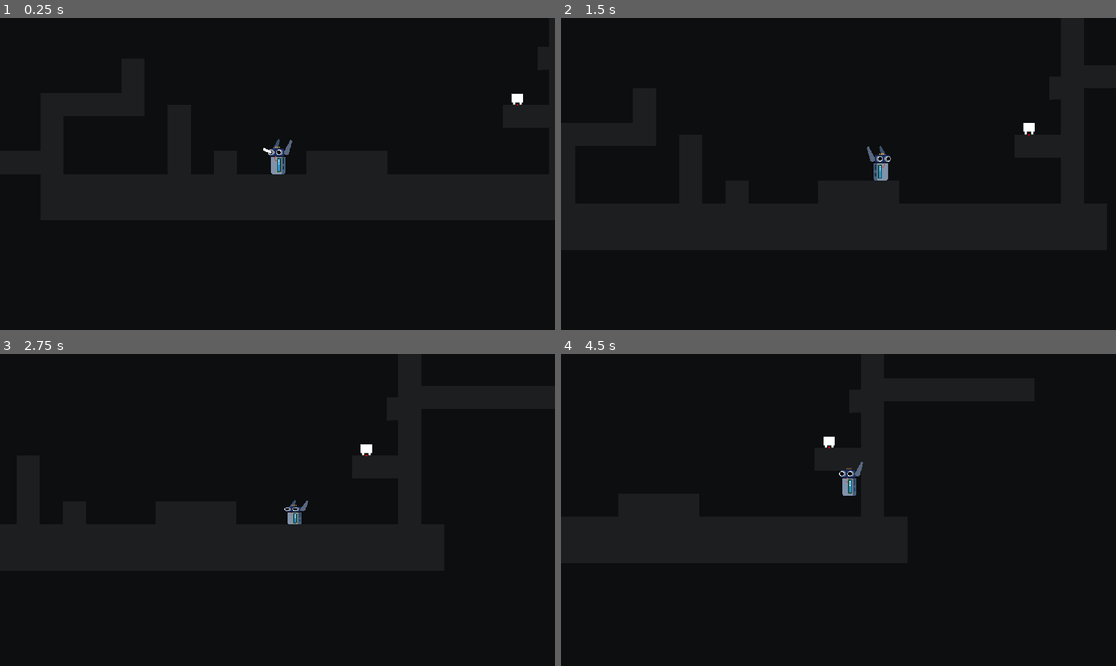
Above: before the commit, frames 1-4 (two rows, left to right).
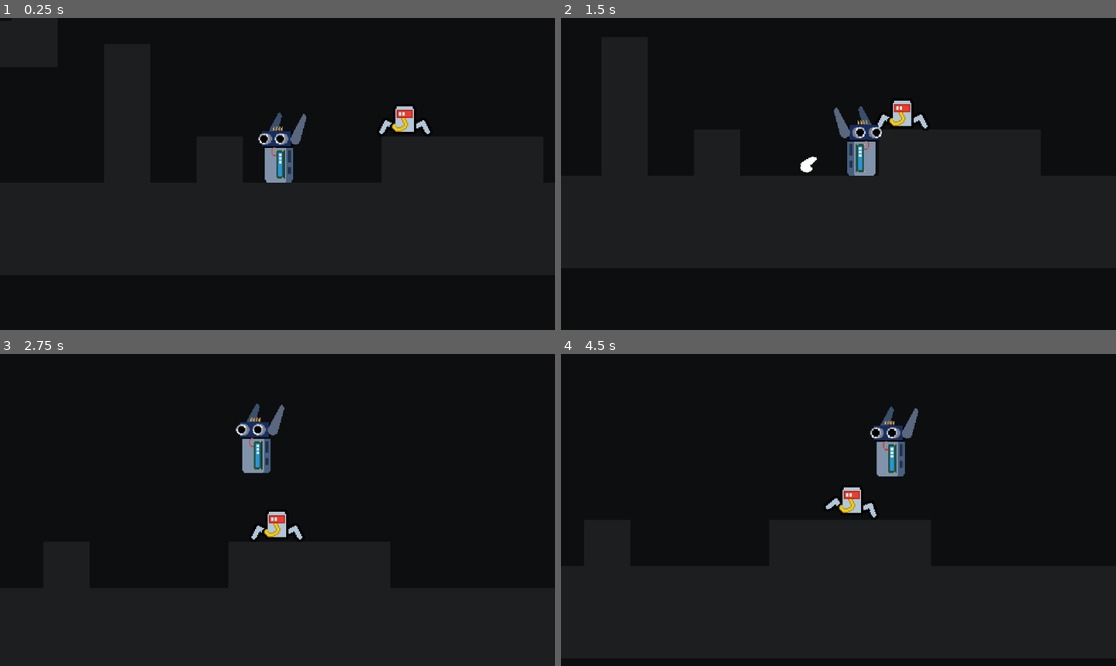
Above: after the commit, the same moments.

Repository: Gegbee/nano-game
Game: Godot game, scene res://Test/Test.tscn
Two runs of this game, one before a commit and one after it. Both use one fixed random seed, a clock stepped at 60 frames per second and the inputs below. The project has no main scene, so this scene is started directly.
Inputs (mouse positions are in pixels of both pictures, inside the frame that each line leads up to):
- Up to frame 1 (0.25 s): no input
- Up to frame 2 (1.5 s): tap Enter (reset) at 0.5 s; move the mouse to (960, 158) at 0.52 s; hold W (up) 0.53-1.28 s; hold D (right) from 0.53 s (still down); move the mouse to (727, 189) at 1.27 s; click (727, 189) at 1.35 s
- Up to frame 3 (2.75 s): tap W (up) at 1.52, 1.55, 1.82, 2.3 s; move the mouse to (333, 441) at 2.02 s; release D (right) at 2.03 s; hold A (left) from 2.03 s (still down); hold Shift (crouch) from 2.03 s (still down)
- Up to frame 4 (4.5 s): move the mouse to (810, 572) at 2.77 s; release A (left) at 2.78 s; release Shift (crouch) at 2.78 s; hold D (right) 2.78-4.28 s; tap Space (dash) at 2.85 s; tap W (up) at 3.02, 3.05, 3.32, 4.35 s; move the mouse to (1005, 556) at 3.52 s; hold W (up) 3.53-4.28 s; tap E (interact) at 3.6 s; move the mouse to (672, 463) at 4.27 s; hold A (left) from 4.28 s (still down)

The runs differ from the first frame. In frame 1, 1.4% of the frame differs, in the area x 46-95%, y 24-53%; in frame 2, 1.8%; in frame 3, 1.8%, in the area x 42-68%, y 15-61%; in frame 4, 1.8%.

Commit message:
my nuts 2

Diff:
--- a/CarmenGame/Abilities/Melee/Melee.gd
+++ b/CarmenGame/Abilities/Melee/Melee.gd
@@ -1,7 +1,10 @@
 extends Node2D
 
-const SWING_TIME : float = 0.4
+const SWING_TIME : float = 0.2
 var swing_init : bool = false
+
+func _ready():
+	$AnimatedSprite.play('hit')
 
 func _process(delta):
 	var local_mouse_pos = get_global_mouse_position()-global_position
@@ -33,4 +36,4 @@
 
 func _on_Area2D_body_entered(body):
 	if body.is_in_group("enemy"):
-		body.damage(1, (global_position-body.global_position).normalized(), 40)
+		body.damage(2, (-body.global_position + global_position).normalized(), 60)
--- a/CarmenGame/Abilities/Melee/Melee.tscn
+++ b/CarmenGame/Abilities/Melee/Melee.tscn
@@ -21,7 +21,7 @@
 "frames": [ ExtResource( 3 ), ExtResource( 2 ), ExtResource( 4 ), ExtResource( 6 ), ExtResource( 5 ), ExtResource( 1 ) ],
 "loop": false,
 "name": "hit",
-"speed": 24.0
+"speed": 30.0
 } ]
 
 [node name="Melee" type="Node2D"]
--- a/CarmenGame/Enemies/Nanobot1/Nanobot1.gd
+++ b/CarmenGame/Enemies/Nanobot1/Nanobot1.gd
@@ -1,34 +1,52 @@
 extends Entity2D
 
-const SPEED : float = 50.0
-const GRAVITY : float = 700.0
+const SPEED : float = 80.0
+const HIT_DISTANCE = 26
+var hitting : bool = false
 
 var player : KinematicBody2D = null
-var move_vel : Vector2 = Vector2()
+var facing_dir : int = -1
 
 func _ready():
+	$AnimationPlayer.play('idle')
 	add_to_group('enemy')
 
 func _process(delta):
 	if player:
 		var player_dir : int = sign((player.global_position - global_position).normalized().x)
-		if is_on_floor() and !$Sprite/FloorDetection.is_colliding():
+		if is_on_floor() and !$FloorDetection.is_colliding() and player_dir == facing_dir:
 			player_dir = 0
 
 		if player_dir > 0:
-			$Sprite.scale.x = -1
+			facing_dir = player_dir
+			$FloorDetection.position.x = 25
+			$HitDetection.cast_to.x = 10
+			$HitDetection.position.x = 16
 		elif player_dir < 0:
-			$Sprite.scale.x = 1
+			facing_dir = player_dir
+			$HitDetection.cast_to.x = -10
+			$HitDetection.position.x = -16
+			$FloorDetection.position.x = -25
 
 		if is_on_wall() and get_which_wall_collided() == player_dir:
-			move_vel.x = 0
+			vel.x = 0
 		else:
 			if is_on_floor():
-				move_vel.x = player_dir * SPEED
-
+				if abs((player.global_position - global_position).x) > HIT_DISTANCE:
+					vel.x = player_dir * SPEED
+				else:
+					if !hitting:
+						hitting = true
+						$Timer.start(1.0)
+					vel.x = 0
 
 	vel.y += GRAVITY * delta
-	move()
+	move(delta)
+
+	if abs(vel.x) > 0:
+		$AnimationPlayer.play('walking')
+	else:
+		$AnimationPlayer.play('idle')
 
 func get_which_wall_collided():
 	for i in range(get_slide_count()):
@@ -47,3 +65,12 @@
 func _on_PlayerDetection_body_exited(body):
 	if body.is_in_group('player'):
 		player = null
+
+func _on_Timer_timeout():
+	$HitDetection.force_raycast_update()
+	if $HitDetection.is_colliding():
+		var body = $HitDetection.get_collider()
+		print(body)
+		if body.is_in_group('player'):
+			body.damage(1, (-body.global_position + global_position).normalized(), 800)
+	hitting = false
--- a/CarmenGame/Enemies/Nanobot1/Nanobot1.tscn
+++ b/CarmenGame/Enemies/Nanobot1/Nanobot1.tscn
@@ -1,31 +1,196 @@
-[gd_scene load_steps=4 format=2]
+[gd_scene load_steps=9 format=2]
 
 [ext_resource path="res://Enemies/Nanobot1/Nanobot1.gd" type="Script" id=1]
-
-[sub_resource type="RectangleShape2D" id=1]
-extents = Vector2( 12, 12 )
+[ext_resource path="res://Enemies/Nanobot1/Body.png" type="Texture" id=2]
+[ext_resource path="res://Enemies/Nanobot1/Leg.png" type="Texture" id=3]
 
 [sub_resource type="CircleShape2D" id=2]
 radius = 128.0
 
+[sub_resource type="RectangleShape2D" id=1]
+extents = Vector2( 12, 16 )
+
+[sub_resource type="Animation" id=5]
+resource_name = "attacking"
+tracks/0/type = "value"
+tracks/0/path = NodePath("Sprite/Body/Leg2:rotation_degrees")
+tracks/0/interp = 2
+tracks/0/loop_wrap = true
+tracks/0/imported = false
+tracks/0/enabled = true
+tracks/0/keys = {
+"times": PoolRealArray( 0, 0.3, 0.5, 0.6 ),
+"transitions": PoolRealArray( 2.21914, 1, 1, 0.378929 ),
+"update": 0,
+"values": [ 0.0, 45.0, 45.0, -20.0 ]
+}
+tracks/1/type = "value"
+tracks/1/path = NodePath("Sprite/Body/Leg1:rotation_degrees")
+tracks/1/interp = 1
+tracks/1/loop_wrap = true
+tracks/1/imported = false
+tracks/1/enabled = true
+tracks/1/keys = {
+"times": PoolRealArray( 0 ),
+"transitions": PoolRealArray( 1 ),
+"update": 0,
+"values": [ 0.0 ]
+}
+
+[sub_resource type="Animation" id=3]
+resource_name = "idle"
+length = 0.8
+loop = true
+tracks/0/type = "value"
+tracks/0/path = NodePath("Sprite/Body:position")
+tracks/0/interp = 2
+tracks/0/loop_wrap = true
+tracks/0/imported = false
+tracks/0/enabled = true
+tracks/0/keys = {
+"times": PoolRealArray( 0, 0.4, 0.8 ),
+"transitions": PoolRealArray( 1, 1, 1 ),
+"update": 0,
+"values": [ Vector2( 0, -4 ), Vector2( 0, -5 ), Vector2( 0, -4 ) ]
+}
+tracks/1/type = "value"
+tracks/1/path = NodePath("Sprite/Body/Leg1:rotation_degrees")
+tracks/1/interp = 1
+tracks/1/loop_wrap = true
+tracks/1/imported = false
+tracks/1/enabled = true
+tracks/1/keys = {
+"times": PoolRealArray( 0 ),
+"transitions": PoolRealArray( 1 ),
+"update": 0,
+"values": [ 0.0 ]
+}
+tracks/2/type = "value"
+tracks/2/path = NodePath("Sprite/Body/Leg2:rotation_degrees")
+tracks/2/interp = 1
+tracks/2/loop_wrap = true
+tracks/2/imported = false
+tracks/2/enabled = true
+tracks/2/keys = {
+"times": PoolRealArray( 0 ),
+"transitions": PoolRealArray( 1 ),
+"update": 0,
+"values": [ 0.0 ]
+}
+
+[sub_resource type="Animation" id=4]
+resource_name = "walking"
+length = 0.4
+loop = true
+step = 0.05
+tracks/0/type = "value"
+tracks/0/path = NodePath("Sprite/Body:position")
+tracks/0/interp = 2
+tracks/0/loop_wrap = true
+tracks/0/imported = false
+tracks/0/enabled = true
+tracks/0/keys = {
+"times": PoolRealArray( 0, 0.1, 0.2, 0.3 ),
+"transitions": PoolRealArray( 1, 1, 1, 1 ),
+"update": 0,
+"values": [ Vector2( 0, -4 ), Vector2( 0, -8 ), Vector2( 0, -4 ), Vector2( 0, -8 ) ]
+}
+tracks/1/type = "value"
+tracks/1/path = NodePath("Sprite/Body/Leg1:rotation_degrees")
+tracks/1/interp = 2
+tracks/1/loop_wrap = true
+tracks/1/imported = false
+tracks/1/enabled = true
+tracks/1/keys = {
+"times": PoolRealArray( 0, 0.05, 0.1 ),
+"transitions": PoolRealArray( 1, 1, 1 ),
+"update": 0,
+"values": [ -45.0, 0.0, 10.0 ]
+}
+tracks/2/type = "value"
+tracks/2/path = NodePath("Sprite/Body/Leg2:rotation_degrees")
+tracks/2/interp = 2
+tracks/2/loop_wrap = true
+tracks/2/imported = false
+tracks/2/enabled = true
+tracks/2/keys = {
+"times": PoolRealArray( 0.2, 0.25, 0.3 ),
+"transitions": PoolRealArray( 1, 1, 1 ),
+"update": 0,
+"values": [ 45.0, 0.0, -10.0 ]
+}
+
 [node name="Nanobot1" type="KinematicBody2D"]
+scale = Vector2( 0.8, 0.8 )
+collision_layer = 4
 script = ExtResource( 1 )
-
-[node name="CollisionShape2D" type="CollisionShape2D" parent="."]
-position = Vector2( 0, -12 )
-shape = SubResource( 1 )
+MAX_HEALTH = 6
 
 [node name="PlayerDetection" type="Area2D" parent="."]
 
 [node name="CollisionShape2D" type="CollisionShape2D" parent="PlayerDetection"]
-position = Vector2( 0, -12 )
+position = Vector2( 0, -10 )
 shape = SubResource( 2 )
+
+[node name="FloorDetection" type="RayCast2D" parent="."]
+position = Vector2( -25, 0 )
+enabled = true
+cast_to = Vector2( 0, 10 )
+
+[node name="Timer" type="Timer" parent="."]
+one_shot = true
+
+[node name="HitDetection" type="RayCast2D" parent="."]
+position = Vector2( -16, -12 )
+enabled = true
+cast_to = Vector2( -10, 0 )
+collision_mask = 3
+
+[node name="CollisionShape2D" type="CollisionShape2D" parent="."]
+position = Vector2( 0, -16 )
+shape = SubResource( 1 )
 
 [node name="Sprite" type="Node2D" parent="."]
 
-[node name="FloorDetection" type="RayCast2D" parent="Sprite"]
-position = Vector2( -16, 0 )
-enabled = true
-cast_to = Vector2( 0, 10 )
+[node name="Body" type="Node2D" parent="Sprite"]
+position = Vector2( 0, -4 )
+__meta__ = {
+"_edit_group_": true
+}
+
+[node name="Leg1" type="Node2D" parent="Sprite/Body"]
+position = Vector2( 8, -3 )
+scale = Vector2( 1, 1 )
+__meta__ = {
+"_edit_group_": true
+}
+
+[node name="Sprite" type="Sprite" parent="Sprite/Body/Leg1"]
+position = Vector2( 0, -8 )
+texture = ExtResource( 3 )
+flip_h = true
+
+[node name="Leg2" type="Node2D" parent="Sprite/Body"]
+position = Vector2( -8, -3 )
+rotation = -0.349066
+scale = Vector2( 1, 1 )
+__meta__ = {
+"_edit_group_": true
+}
+
+[node name="Sprite" type="Sprite" parent="Sprite/Body/Leg2"]
+position = Vector2( 0, -8 )
+texture = ExtResource( 3 )
+
+[node name="Sprite" type="Sprite" parent="Sprite/Body"]
+position = Vector2( 0, -8 )
+texture = ExtResource( 2 )
+
+[node name="AnimationPlayer" type="AnimationPlayer" parent="."]
+playback_default_blend_time = 0.1
+anims/attacking = SubResource( 5 )
+anims/idle = SubResource( 3 )
+anims/walking = SubResource( 4 )
 [connection signal="body_entered" from="PlayerDetection" to="." method="_on_PlayerDetection_body_entered"]
 [connection signal="body_exited" from="PlayerDetection" to="." method="_on_PlayerDetection_body_exited"]
+[connection signal="timeout" from="Timer" to="." method="_on_Timer_timeout"]
--- /dev/null
+++ b/CarmenGame/Entity/Enemy2D.gd
@@ -0,0 +1,6 @@
+extends Entity2D
+
+class_name Enemy2D
+
+func _ready():
+	add_to_group('enemy')
--- a/CarmenGame/Entity/Entity2D.gd
+++ b/CarmenGame/Entity/Entity2D.gd
@@ -5,27 +5,24 @@
 export var health_bar_path : NodePath
 var health_bar = null
 
+const GRAVITY : float = 600.0
+
 export var MAX_HEALTH : int = 10.0
+export var knockback_resistance : float = 1.0
+
 var health : int = MAX_HEALTH
 var impulse_vector : Vector2 = Vector2()
-
 var vel : Vector2 = Vector2()
 
 func _ready():
+	health = MAX_HEALTH
 	add_to_group('entity')
 	health_bar = get_node(health_bar_path)
 
 func _physics_process(delta):
-	impulse_vector.x = lerp(impulse_vector.x, 0, 100.0 * delta)
-	impulse_vector.y = lerp(impulse_vector.y, 0, 100.0 * delta)
-	if impulse_vector.length() <= 0.2:
-		impulse_vector = Vector2()
+	pass
 
-func move():
-	if impulse_vector.length() > 0.2:
-		vel.x -= impulse_vector.x
-		vel.y -= impulse_vector.y
-		#yield(get_tree().create_timer(0.1), "timeout")
+func move(delta = 0.0):
 	vel = move_and_slide(vel, Vector2.UP, false, 4, PI/4, false)
 
 func damage(dmg : int, impulse_dir : Vector2 = Vector2(), impulse_strength : float = 0):
@@ -45,4 +42,4 @@
 	queue_free()
 
 func impulse(dir : Vector2, strength: float):
-	impulse_vector = dir * strength
+	impulse_vector = dir * strength / knockback_resistance
--- a/CarmenGame/SidePlayer/SidePlayer.gd
+++ b/CarmenGame/SidePlayer/SidePlayer.gd
@@ -1,18 +1,15 @@
-extends KinematicBody2D
+extends Entity2D
 
 var can_slide : bool = true
 
 const SPEED = 150
 const ACCEL = 2000
 const JUMP_SPEED = 300
-const GRAVITY = 700
 
 const CAT_MAX_TIME = 0.3
 var cat_time : float = 0.0
 var can_jump := false
 var can_dash : bool = true
-
-var vel : Vector2 = Vector2()
 
 var jump_movement_y : float = 0.0
 var floor_movement_x : float = 0.0
@@ -81,7 +78,7 @@
 	if !can_jump and Input.is_action_just_released("up"):
 		vel.y *= 0.7
 
-	vel = move_and_slide(vel, Vector2.UP, false, 4, PI/4, false)
+	move(delta)
 
 	if vel.x > 0:
 		$Sprite.scale.x = -1
--- a/CarmenGame/SidePlayer/SidePlayer.tscn
+++ b/CarmenGame/SidePlayer/SidePlayer.tscn
@@ -14,7 +14,9 @@
 extents = Vector2( 43, 15 )
 
 [node name="SidePlayer" type="KinematicBody2D"]
+collision_layer = 2
 script = ExtResource( 1 )
+knockback_resistance = 2.0
 melee = NodePath("Melee")
 
 [node name="CollisionShape2D" type="CollisionShape2D" parent="."]
--- a/CarmenGame/Test/Test.tscn
+++ b/CarmenGame/Test/Test.tscn
@@ -24,11 +24,11 @@
 color = Color( 0.113725, 0.121569, 0.129412, 1 )
 polygon = PoolVector2Array( -64, -8, -64, 8, 128, 8, 128, -8, 120, -8, 120, -48, 172, -48, 172, -56, 120, -56, 120, -84 …(308 unchanged characters)…
 
-[node name="SidePlayer" parent="." instance=ExtResource( 3 )]
-position = Vector2( 72, -32 )
-
 [node name="NPC" parent="." instance=ExtResource( 5 )]
 position = Vector2( 404, -128 )
 
 [node name="Nanobot1" parent="." instance=ExtResource( 7 )]
 position = Vector2( 128, -64 )
+
+[node name="SidePlayer" parent="." instance=ExtResource( 3 )]
+position = Vector2( 40, -40 )
--- a/CarmenGame/project.godot
+++ b/CarmenGame/project.godot
@@ -9,12 +9,18 @@
 config_version=4
 
 _global_script_classes=[ {
+"base": "Entity2D",
+"class": "Enemy2D",
+"language": "GDScript",
+"path": "res://Entity/Enemy2D.gd"
+}, {
 "base": "KinematicBody2D",
 "class": "Entity2D",
 "language": "GDScript",
 "path": "res://Entity/Entity2D.gd"
 } ]
 _global_script_class_icons={
+"Enemy2D": "",
 "Entity2D": ""
 }
 
@@ -30,10 +36,9 @@
 
 [display]
 
-window/size/width=1920
-window/size/height=1080
+window/size/width=960
+window/size/height=540
 window/size/resizable=false
-window/size/fullscreen=true
 
 [importer_defaults]
 
Binary file added: CarmenGame/Enemies/Nanobot1/Body.png
Not shown, added: CarmenGame/Enemies/Nanobot1/Body.png.import
Binary file added: CarmenGame/Enemies/Nanobot1/Leg.png
Not shown, added: CarmenGame/Enemies/Nanobot1/Leg.png.import
Not shown, added: Assets/GameConcept.ase
